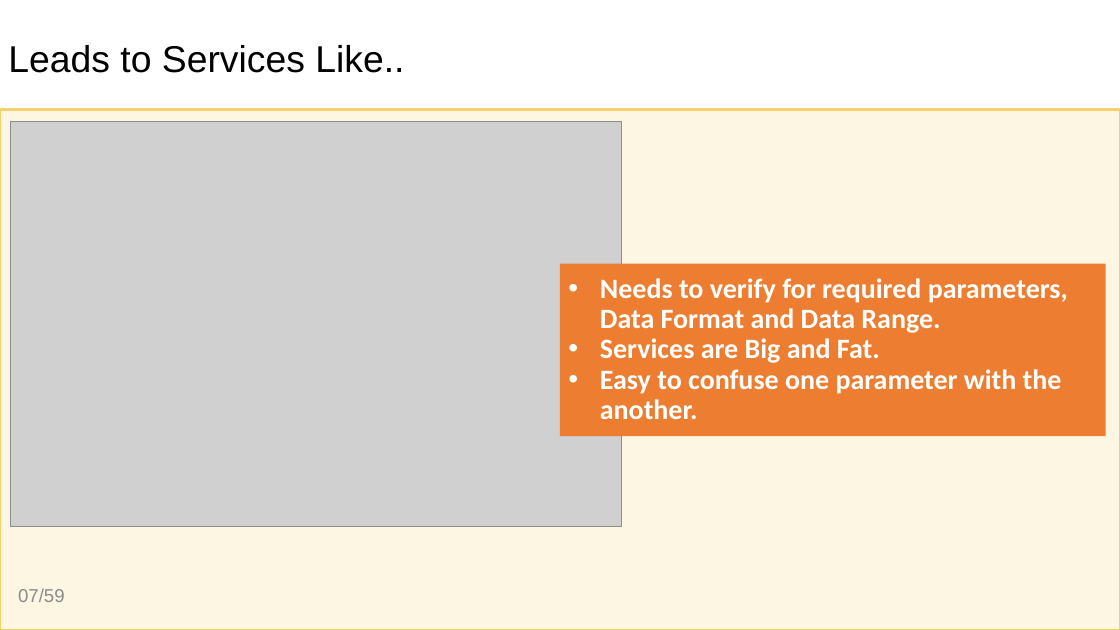
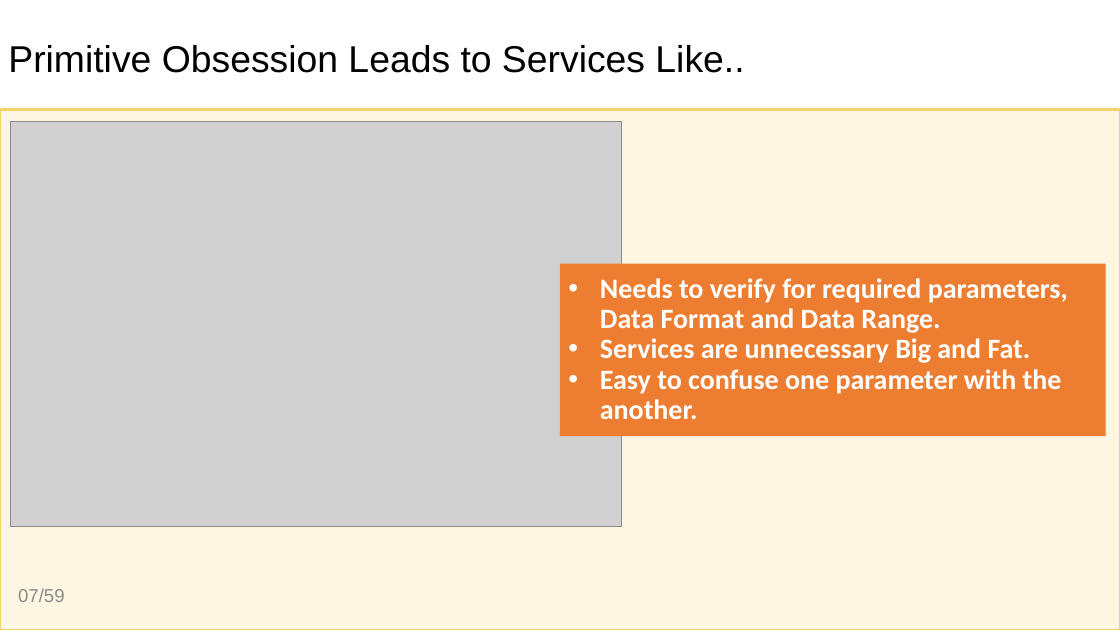
Before and after one commit to ivanpaulovich/betsson-meetup-ddd-tdd, a slide deck: slide 7 of Building Rich Domain Models with DDD and TDD - Ivan Paulovich - Betsson.pptx. Drawn at 1120x630 pixels with LibreOffice and Linux fonts; fonts in the diff are those of the drawing; grey boxes stand for pictures; background and template pictures are left out. Boxes give left, top, right and bottom in pixels: in the first picture for what was removed or moved away, otherwise in the second. Text is boxed around its words. In the diff, an @@ line names an element or a change of style, - is before the commit and + after.

Commit message:
Review

```diff
--- a/Building Rich Domain Models with DDD and TDD - Ivan Paulovich - Betsson.pptx
+++ b/Building Rich Domain Models with DDD and TDD - Ivan Paulovich - Betsson.pptx
@@ title at [8,45,744,73]: text changed @@
-Leads to Services Like..
+Primitive Obsession Leads to Services Like..
@@ text in rectangle at [600,338,1031,363]: text changed @@
-• Services are Big and Fat.
+• Services are unnecessary Big and Fat.
```
